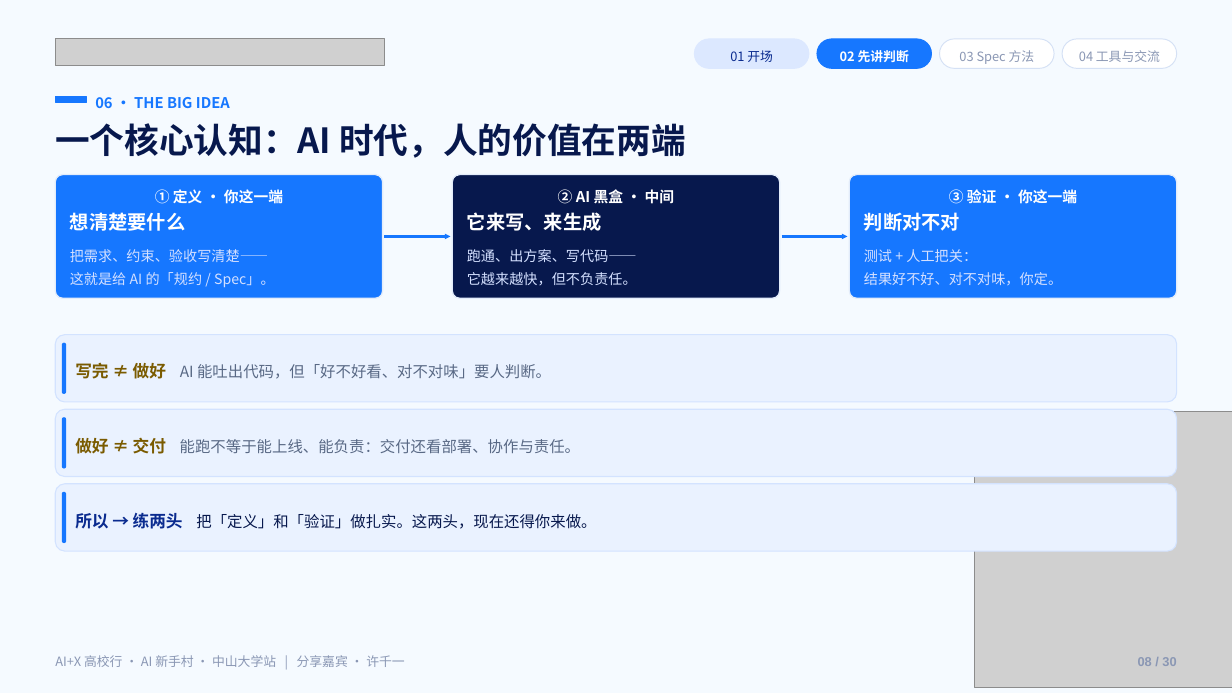
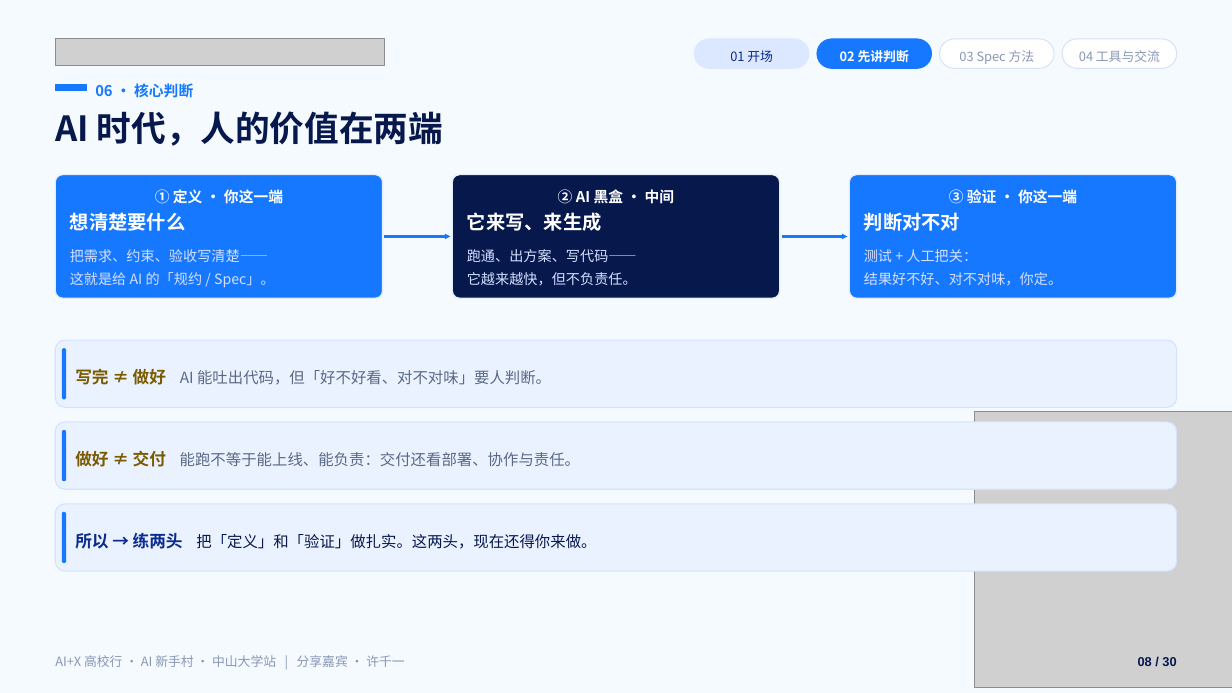
Before and after one commit to Frocir/aix-talk, a slide deck: slide 8 of aix-talk-26pages.pptx. Drawn at 1232x693 pixels with LibreOffice and Linux fonts; fonts in the diff are those of the drawing; grey boxes stand for pictures. Boxes give left, top, right and bottom in pixels: in the first picture for what was removed or moved away, otherwise in the second. Text is boxed around its words. In the diff, an @@ line names an element or a change of style, - is before the commit and + after.

```diff
--- a/aix-talk-26pages.pptx
+++ b/aix-talk-26pages.pptx
@@ rectangle: place and size @@
-rectangle at [55, 97, 87, 103]
+rectangle at [55, 85, 87, 91]
@@ text at [95, 83, 193, 98]: text changed @@
-06 · THE BIG IDEA
+06 · 核心判断
@@ text at [55, 111, 443, 146]: text changed @@
-一个核心认知：AI 时代，人的价值在两端
+AI 时代，人的价值在两端
@@ 2 rounded rectangles, 1 text: place and size @@
-2 rounded rectangles, 1 text at [55, 335, 1177, 402]
+2 rounded rectangles, 1 text at [55, 340, 1177, 408]
@@ rounded rectangle: place and size @@
-rounded rectangle at [55, 409, 1177, 477]
+rounded rectangle at [55, 422, 1177, 490]
@@ rounded rectangle: place and size @@
-rounded rectangle at [62, 418, 67, 470]
+rounded rectangle at [62, 430, 67, 482]
@@ text "做好 ≠ 交付 能跑不等于能上线、能负责：交付还看部署、协作与责任。": place and size @@
-text "做好 ≠ 交付 能跑不等于能上线、能负责：交付还看部署、协作与责任。" at [75, 437, 580, 454]
+text "做好 ≠ 交付 能跑不等于能上线、能负责：交付还看部署、协作与责任。" at [75, 450, 580, 467]
@@ 2 rounded rectangles, 1 text: place and size @@
-2 rounded rectangles, 1 text at [55, 484, 1177, 552]
+2 rounded rectangles, 1 text at [55, 504, 1177, 571]
@@ text "08 / 30" at [1138, 657, 1176, 666]: text colour #8A97B4 to #07184D @@
```
Also in this commit, not shown: 28 other slides changed, 31 other files.
